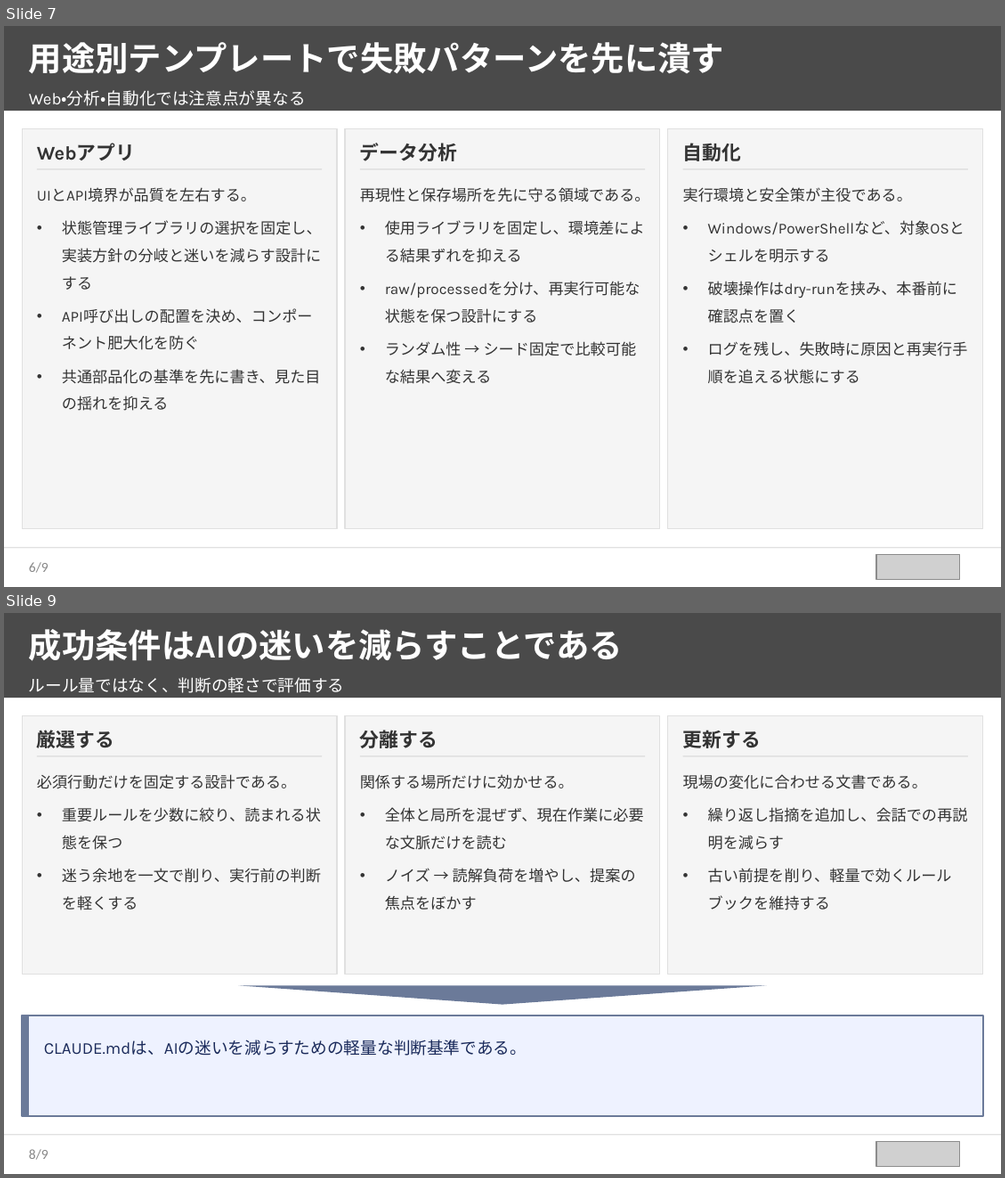
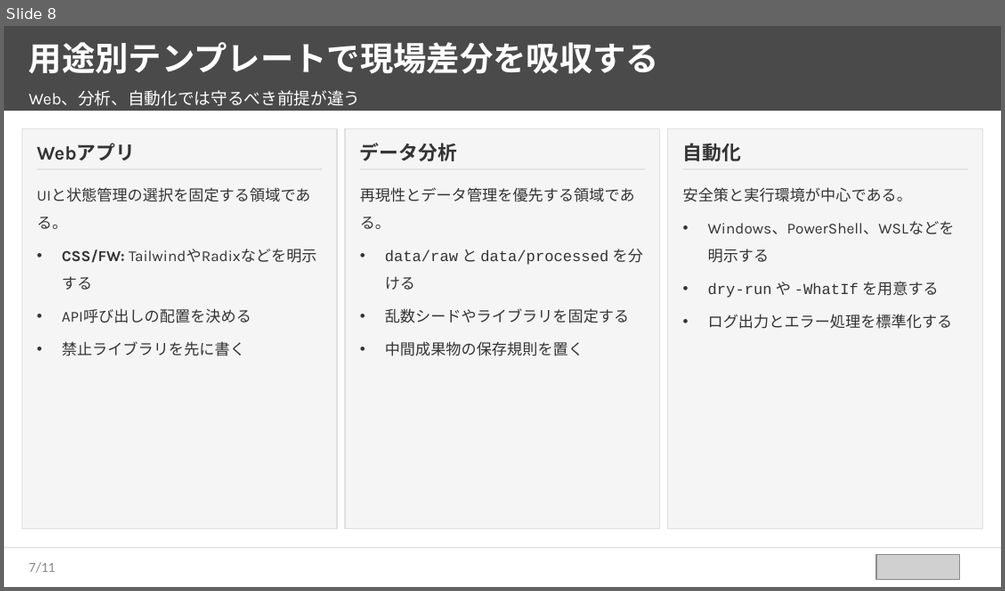
Before and after one commit to takuya109048/html2pptx, a slide deck: sample_source_deck.pptx. Shown one above the other, each under a label of ours: slides 7 and 9 before the commit, slide 8 after it; the slides between them are not shown. The pictures are 1005x1178 and 1005x591 pixels, drawn with LibreOffice and Linux fonts; fonts in the diff are those of the drawing; grey boxes stand for pictures. Boxes give left, top, right and bottom in pixels: in the first picture for what was removed or moved away, otherwise in the second. Text is boxed around its words. In the diff, an @@ line names an element or a change of style, - is before the commit and + after.

```diff
--- a/sample_source_deck.pptx
+++ b/sample_source_deck.pptx
@@ slide 9 removed at bbox=[4, 613, 1001, 1174], background #FFFFFF @@
@@ rectangle removed at bbox=[4, 613, 1001, 698] @@
@@ text removed at bbox=[29, 629, 623, 661] @@
-成功条件はAIの迷いを減らすことである
@@ text removed at bbox=[29, 677, 345, 693] @@
-ルール量ではなく、判断の軽さで評価する
@@ rectangle removed at bbox=[22, 715, 337, 973] @@
@@ rectangle removed at bbox=[345, 715, 660, 973] @@
@@ rectangle removed at bbox=[668, 715, 983, 973] @@
@@ text removed at bbox=[37, 730, 114, 748] @@
-厳選する
@@ text removed at bbox=[360, 730, 437, 748] @@
-分離する
@@ text removed at bbox=[683, 730, 760, 748] @@
-更新する
@@ rectangle removed at bbox=[37, 755, 322, 756] @@
@@ rectangle removed at bbox=[360, 755, 645, 756] @@
@@ rectangle removed at bbox=[683, 755, 968, 756] @@
@@ text removed at bbox=[37, 774, 321, 910] @@
-必須行動だけを固定する設計である。
-• 重要ルールを少数に絞り、読まれる状態を保つ
-• 迷う余地を一文で削り、実行前の判断を軽くする
@@ text removed at bbox=[360, 774, 644, 910] @@
-関係する場所だけに効かせる。
-• 全体と局所を混ぜず、現在作業に必要な文脈だけを読む
-• ノイズ → 読解負荷を増やし、提案の焦点をぼかす
@@ text removed at bbox=[683, 774, 968, 910] @@
-現場の変化に合わせる文書である。
-• 繰り返し指摘を追加し、会話での再説明を減らす
-• 古い前提を削り、軽量で効くルールブックを維持する
@@ freeform shape removed at bbox=[238, 986, 767, 1005] @@
@@ rectangle removed at bbox=[22, 1015, 983, 1117] @@
@@ rectangle removed at bbox=[22, 1015, 29, 1117] @@
@@ text removed at bbox=[44, 1039, 526, 1055] @@
-CLAUDE.mdは、AIの迷いを減らすための軽量な判断基準である。
@@ rectangle removed at bbox=[4, 1134, 1001, 1135] @@
@@ picture removed at bbox=[876, 1142, 959, 1167] @@
@@ page number removed at bbox=[29, 1149, 48, 1159] @@
-8/9
@@ what was slide 7 is now slide 8 @@
@@ slide 8 changed as well @@
@@ text at bbox=[29, 42, 659, 74]: text changed @@
-用途別テンプレートで失敗パターンを先に潰す
+用途別テンプレートで現場差分を吸収する
@@ text at bbox=[29, 90, 361, 106]: text changed @@
-Web・分析・自動化では注意点が異なる
+Web、分析、自動化では守るべき前提が違う
@@ text at bbox=[360, 187, 643, 356]: text changed @@
-再現性と保存場所を先に守る領域である。
-• 使用ライブラリを固定し、環境差による結果ずれを抑える
-• raw/processedを分け、再実行可能な状態を保つ設計にする
-• ランダム性 → シード固定で比較可能な結果へ変える
+再現性とデータ管理を優先する領域である。
+• data/raw と data/processed を分ける
+• 乱数シードやライブラリを固定する
+• 中間成果物の保存規則を置く
@@ text at bbox=[683, 187, 953, 329]: text changed @@
-実行環境と安全策が主役である。
-• Windows/PowerShellなど、対象OSとシェルを明示する
-• 破壊操作はdry-runを挟み、本番前に確認点を置く
-• ログを残し、失敗時に原因と再実行手順を追える状態にする
+安全策と実行環境が中心である。
+• Windows、PowerShell、WSLなどを明示する
+• dry-run や -WhatIf を用意する
+• ログ出力とエラー処理を標準化する
@@ text at bbox=[37, 216, 251, 356]: text changed @@
-UIとAPI境界が品質を左右する。
-• 状態管理ライブラリの選択を固定し、実装方針の分岐と迷いを減らす設計にする
-• API呼び出しの配置を決め、コンポーネント肥大化を防ぐ
-• 共通部品化の基準を先に書き、見た目の揺れを抑える
+UIと状態管理の選択を固定する領域である。
+• CSS/FW: TailwindやRadixなどを明示する
+• API呼び出しの配置を決める
+• 禁止ライブラリを先に書く
@@ page number at bbox=[29, 562, 56, 572]: text changed @@
-6/9
+7/11
```
Also in this commit, not shown: 5 other slides changed, 5 slides added, 2 other slides removed, 10 other files.
